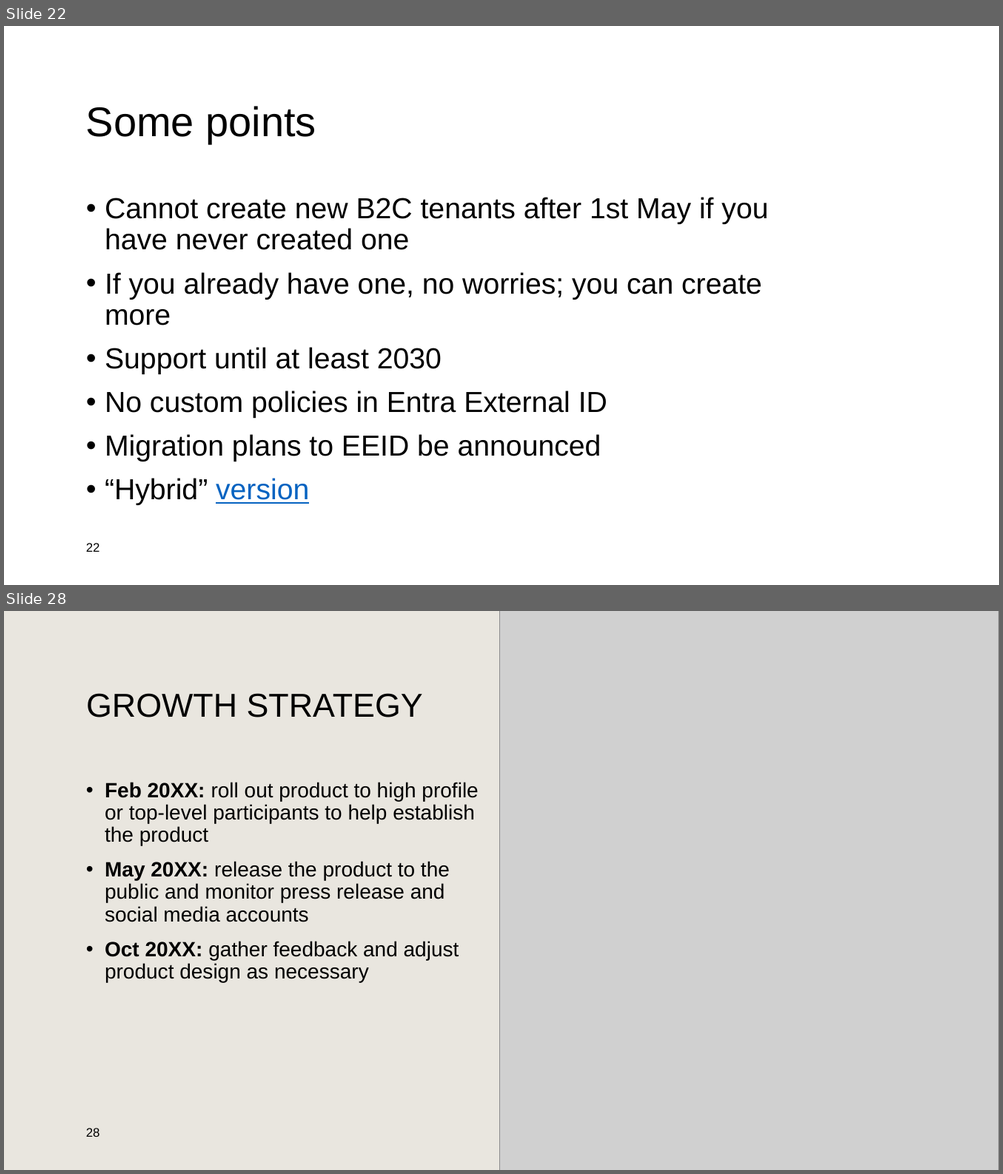
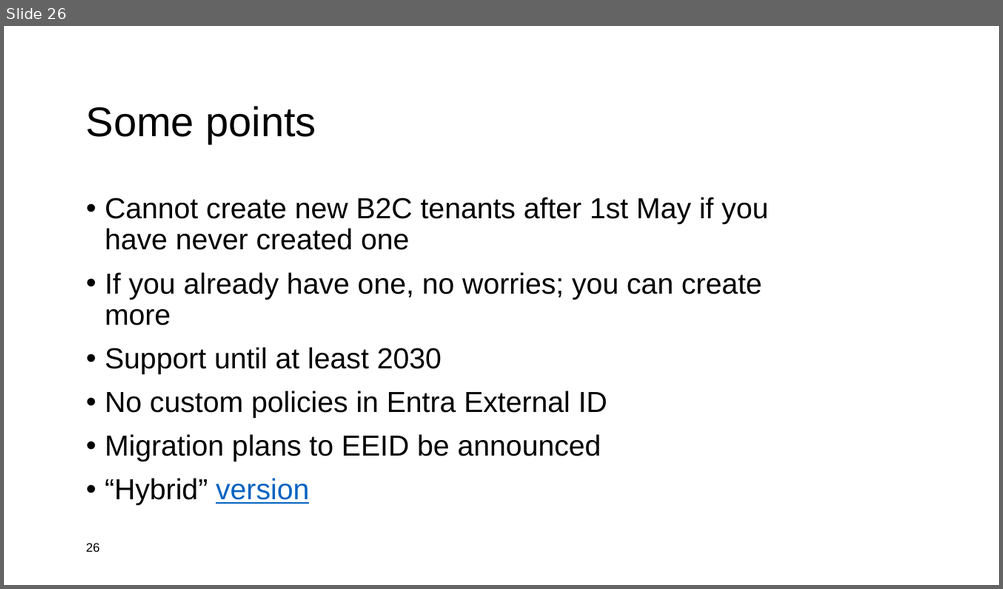
Before and after one commit to rbrayb/Presentations, a slide deck: A-lap-around-EEID/A-lap-around-EEID.pptx. Shown one above the other, each under a label of ours: slides 22 and 28 before the commit, slide 26 after it; the slides between them are not shown. The pictures are 1003x1174 and 1003x589 pixels, drawn with LibreOffice and Linux fonts; fonts in the diff are those of the drawing; grey boxes stand for pictures; background and template pictures are left out. Boxes give left, top, right and bottom in pixels: in the first picture for what was removed or moved away, otherwise in the second. Text is boxed around its words. In the diff, an @@ line names an element or a change of style, - is before the commit and + after.

```diff
--- a/A-lap-around-EEID/A-lap-around-EEID.pptx
+++ b/A-lap-around-EEID/A-lap-around-EEID.pptx
@@ slide 28 removed at (x1=4, y1=611, x2=999, y2=1170), background #E9E6DF @@
@@ picture removed at (x1=500, y1=611, x2=999, y2=1170) @@
@@ title removed at (x1=86, y1=693, x2=423, y2=718) @@
-GROWTH STRATEGY
@@ text removed at (x1=105, y1=782, x2=478, y2=982) @@
-• Feb 20XX: roll out product to high profile or top-level participants to help establish the product
-• May 20XX: release the product to the public and monitor press release and social media accounts
-• Oct 20XX: gather feedback and adjust product design as necessary
@@ page number removed at (x1=86, y1=1128, x2=100, y2=1137) @@
-28
@@ what was slide 22 is now slide 26 @@
@@ page number at (x1=86, y1=543, x2=100, y2=552): text changed @@
-22
+26
```
Also in this commit, not shown: 4 slides changed, 5 slides added, 12 other slides removed.
